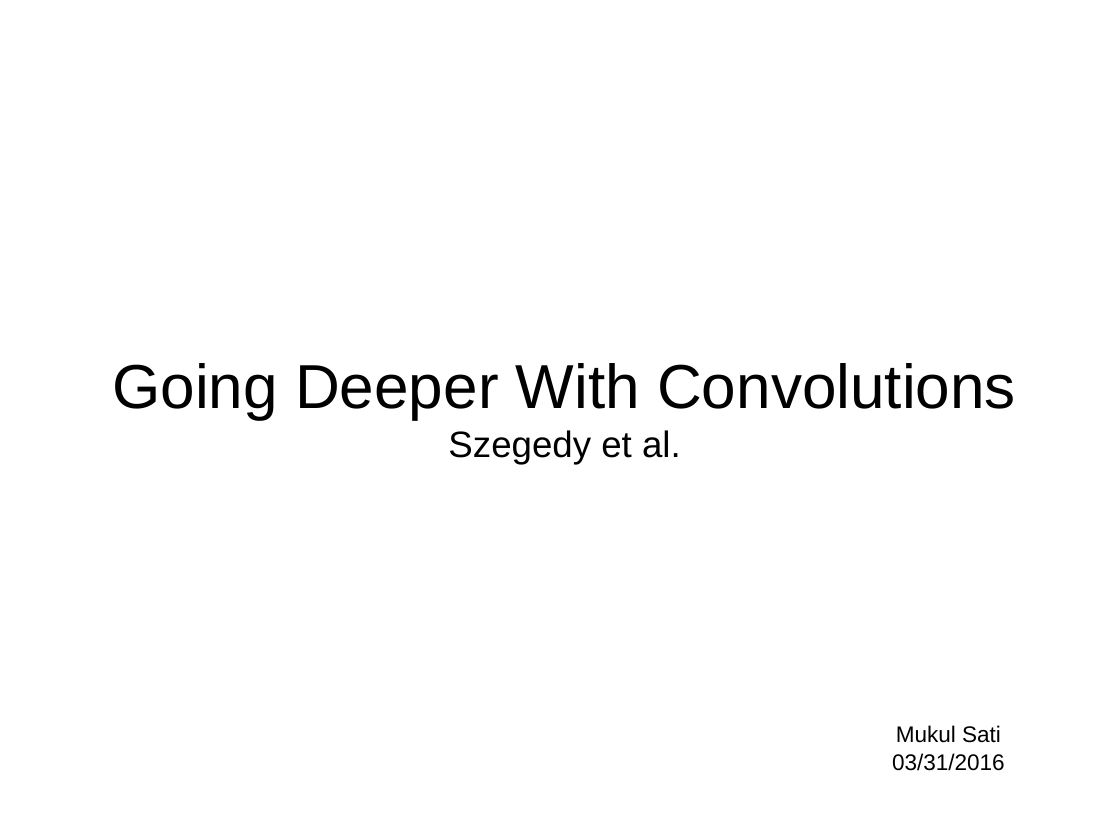
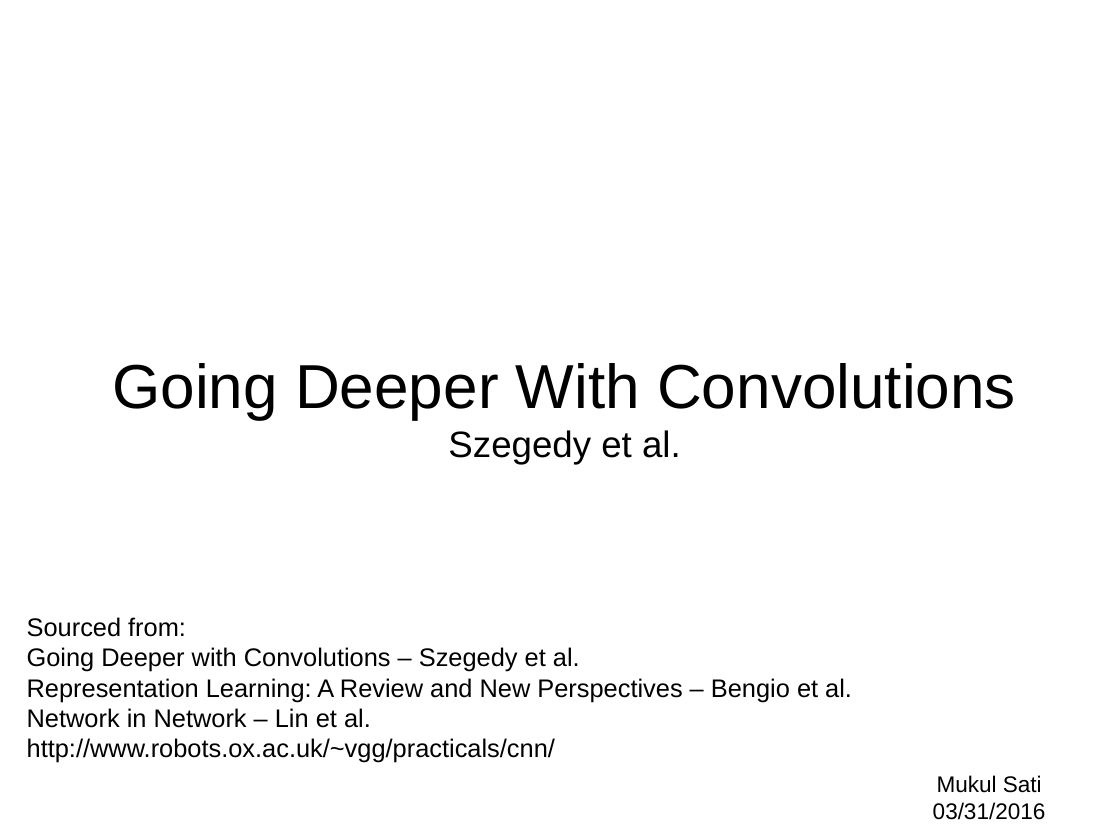
Before and after one commit to indivisibleatom/lectureNotes, a slide deck: slide 1 of sources/Szegedy_Going_Deeper.odp. Drawn at 1120x840 pixels with LibreOffice and Linux fonts; fonts in the diff are those of the drawing. Boxes give left, top, right and bottom in pixels: in the first picture for what was removed or moved away, otherwise in the second. Text is boxed around its words. In the diff, an @@ line names an element or a change of style, - is before the commit and + after.

```diff
--- a/sources/Szegedy_Going_Deeper.odp
+++ b/sources/Szegedy_Going_Deeper.odp
@@ text added at <box>27,617,852,763</box>, 18 pt, text #000000 @@
+Sourced from:
+Going Deeper with Convolutions – Szegedy et al.
+Representation Learning: A Review and New Perspectives – Bengio et al.
+Network in Network – Lin et al.
+http://www.robots.ox.ac.uk/~vgg/practicals/cnn/
@@ subtitle "Mukul Sati": place and size @@
-subtitle "Mukul Sati" at <box>892,725,1005,771</box>
+subtitle "Mukul Sati" at <box>933,775,1046,820</box>
```
Also in this commit, not shown: 1 other slide changed, 15 slides added, 3 slides removed.
